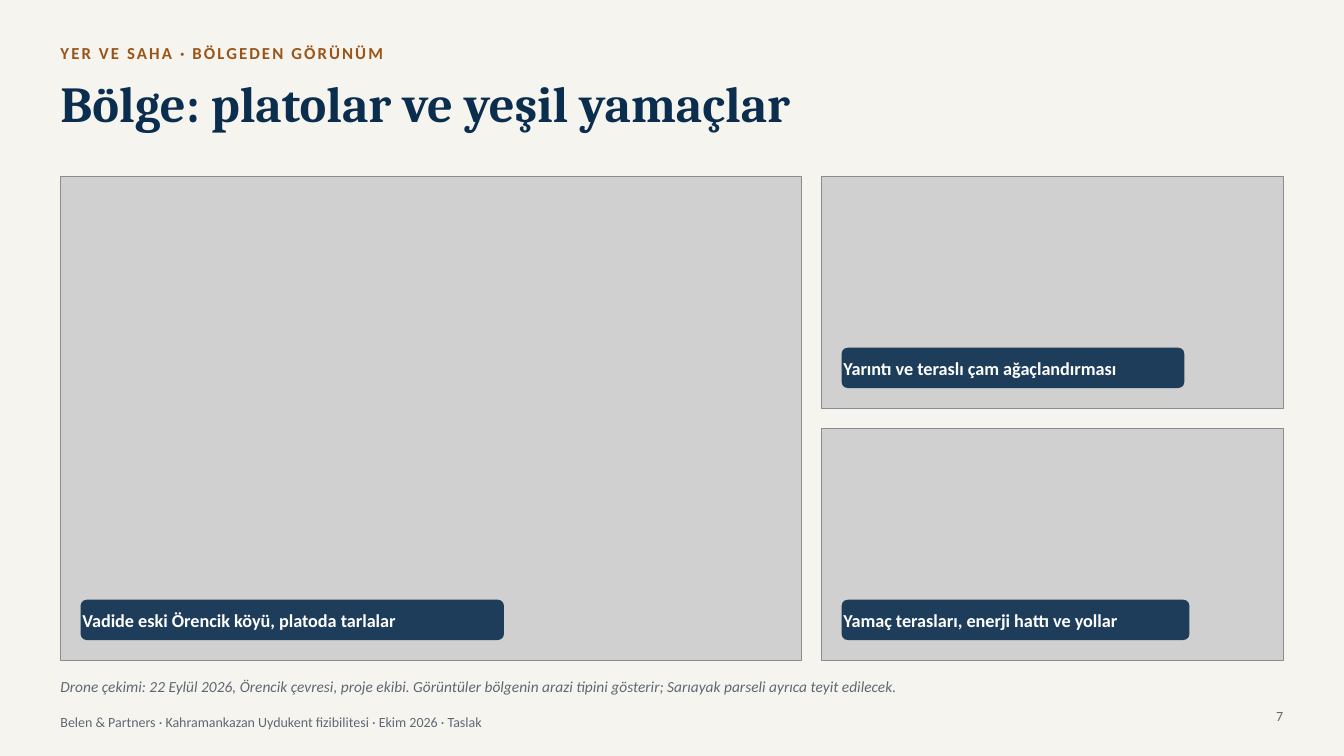
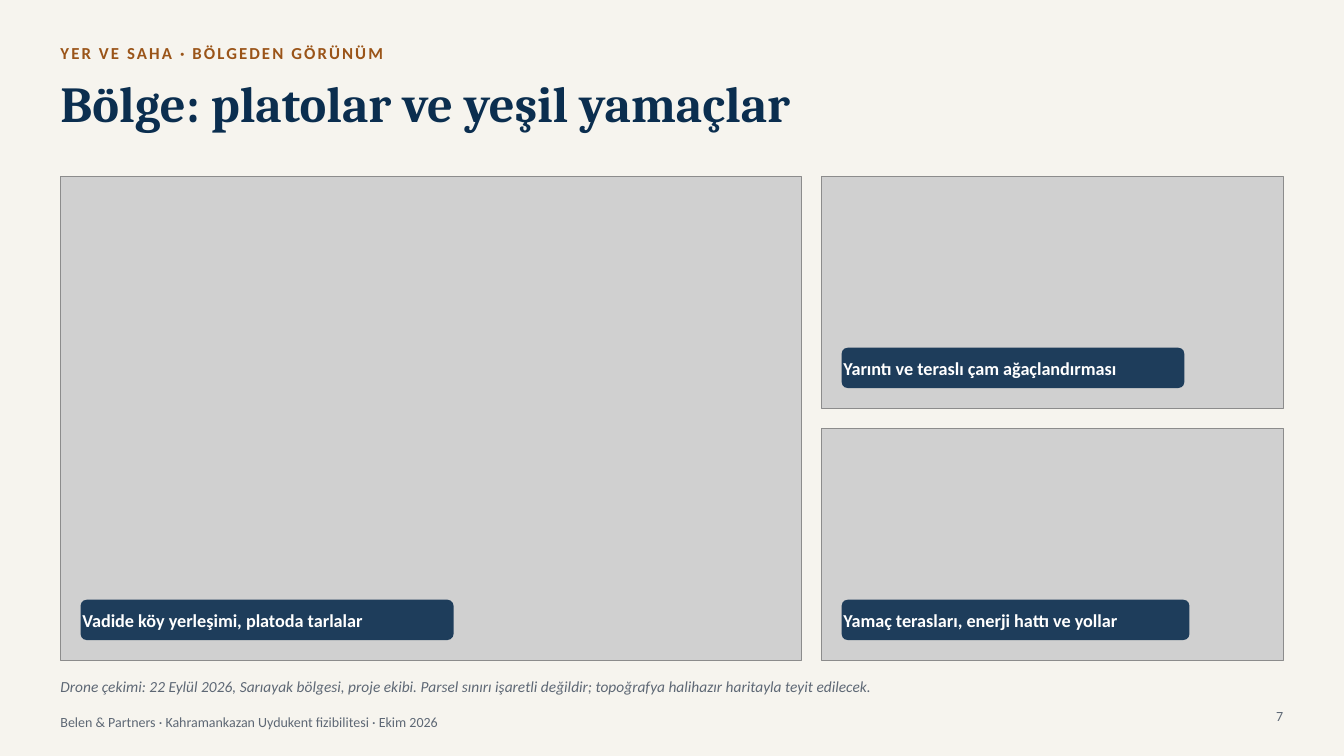
Before and after one commit to modularbelen-del/sunum, a slide deck: slide 7 of reports/Kahramankazan Uydukent sunumu.pptx. Drawn at 1344x756 pixels with LibreOffice and Linux fonts; fonts in the diff are those of the drawing; grey boxes stand for pictures. Boxes give left, top, right and bottom in pixels: in the first picture for what was removed or moved away, otherwise in the second. Text is boxed around its words. In the diff, an @@ line names an element or a change of style, - is before the commit and + after.

```diff
--- a/reports/Kahramankazan Uydukent sunumu.pptx
+++ b/reports/Kahramankazan Uydukent sunumu.pptx
@@ rounded rectangle "Vadide köy yerleşimi, platoda tarlalar" resized from (x1=81, y1=600, x2=504, y2=640) to (x1=81, y1=600, x2=454, y2=640) @@
@@ text in rounded rectangle at (x1=82, y1=614, x2=363, y2=630): text changed @@
-Vadide eski Örencik köyü, platoda tarlalar
+Vadide köy yerleşimi, platoda tarlalar
@@ text at (x1=60, y1=681, x2=871, y2=695): text changed @@
-Drone çekimi: 22 Eylül 2026, Örencik çevresi, proje ekibi. Görüntüler bölgenin arazi tipini gösterir; Sarıayak parseli ayrıca teyit edilecek.
+Drone çekimi: 22 Eylül 2026, Sarıayak bölgesi, proje ekibi. Parsel sınırı işaretli değildir; topoğrafya halihazır haritayla teyit edilecek.
@@ text at (x1=60, y1=717, x2=437, y2=729): text changed @@
-Belen & Partners · Kahramankazan Uydukent fizibilitesi · Ekim 2026 · Taslak
+Belen & Partners · Kahramankazan Uydukent fizibilitesi · Ekim 2026
```
Also in this commit, not shown: 24 other slides changed, 5 other files.
